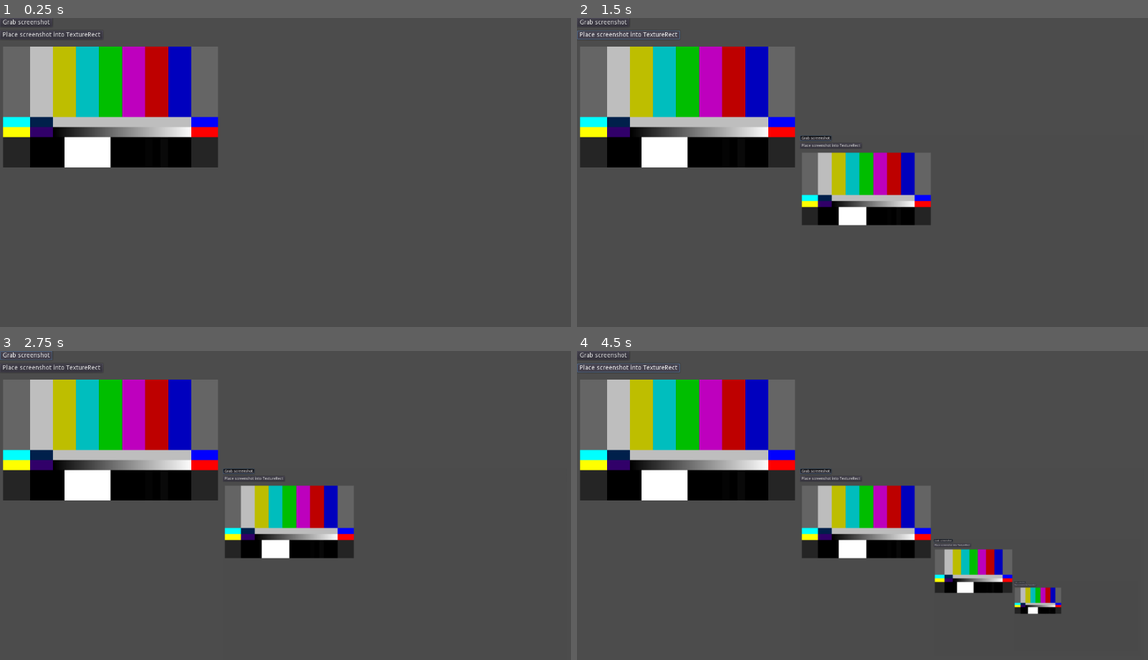
Above: before the commit, frames 1-4 (two rows, left to right).
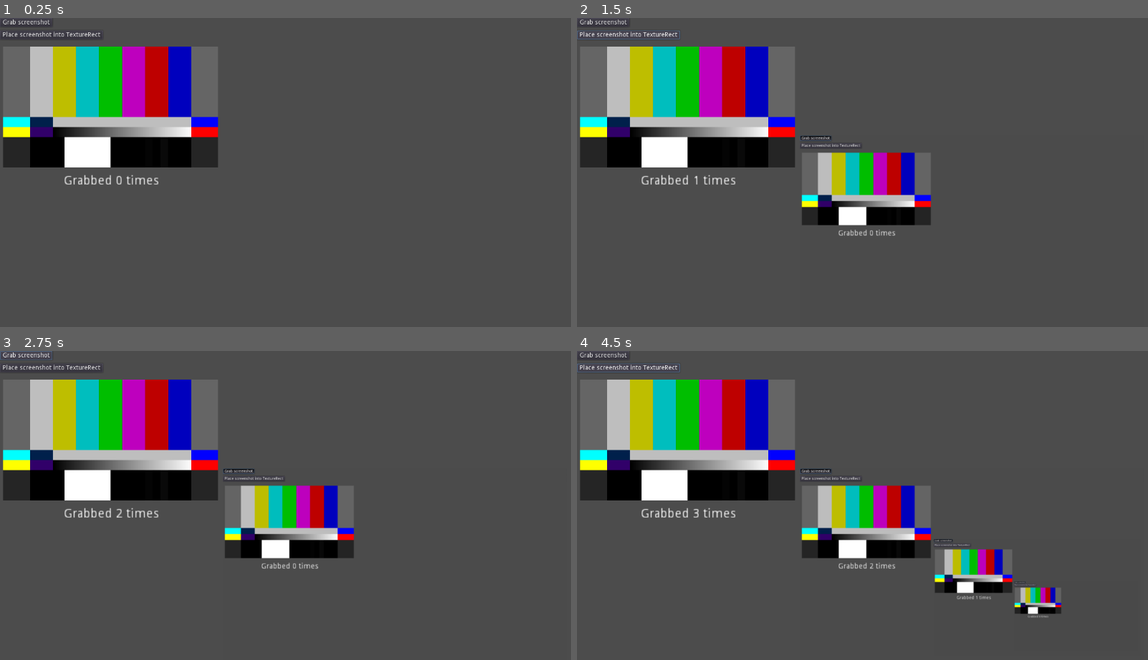
Above: after the commit, the same moments.

Repository: willvincent/godot-screenshot-as-texture
Game: Godot game, scene res://Node.tscn
The game is run twice, just before and just after one commit, with the same random seed, the same clock (stepped at 60 frames per second) and the same inputs.
Inputs:
- Up to frame 1 (0.25 s): no input
- Up to frame 2 (1.5 s): click "Grab screenshot" at 0.5 s; click "Place screenshot into Texture…" at 1.25 s
- Up to frame 3 (2.75 s): click "Grab screenshot" at 2 s
- Up to frame 4 (4.5 s): click "Place screenshot into Texture…" at 2.75 s; click "Grab screenshot" at 3.5 s; click "Place screenshot into Texture…" at 4.25 s

The runs differ from the first frame. In frame 1, 0.2% of the frame differs, in the area x 11-28%, y 50-54%; in frame 2, 0.3%; in frame 3, 0.3%; in frame 4, 0.4%, in the area x 11-83%, y 50-87%.

Commit message:
Update example

Diff:
--- a/Node.gd
+++ b/Node.gd
@@ -1,6 +1,7 @@
 extends Node
 
 var screenshot_resource
+var clicked = 0
 
 func _ready():
 	$Grab.connect('pressed', self, '_grab_pressed')
@@ -8,6 +9,9 @@
 
 
 func _grab_pressed():
+	clicked += 1
+	$Label.text = str('Grabbed %d times' % [clicked])
+	yield(get_tree(), 'idle_frame')
 	var image = get_viewport().get_texture().get_data()
 	image.flip_y()
 
--- a/Node.tscn
+++ b/Node.tscn
@@ -95,3 +95,27 @@
 size_flags_vertical = 1
 stretch_mode = 0
 _sections_unfolded = [ "Rect" ]
+
+[node name="Label" type="Label" parent="." index="4"]
+
+anchor_left = 0.0
+anchor_top = 0.0
+anchor_right = 0.0
+anchor_bottom = 0.0
+margin_left = 18.0
+margin_top = 351.0
+margin_right = 249.0
+margin_bottom = 368.0
+rect_scale = Vector2( 2, 2 )
+rect_pivot_offset = Vector2( 0, 0 )
+rect_clip_content = false
+mouse_filter = 2
+mouse_default_cursor_shape = 0
+size_flags_horizontal = 3
+size_flags_vertical = 2
+text = "Grabbed 0 times"
+align = 1
+percent_visible = 1.0
+lines_skipped = 0
+max_lines_visible = -1
+_sections_unfolded = [ "Rect", "Size Flags" ]
Not shown, changed: .gitignore
